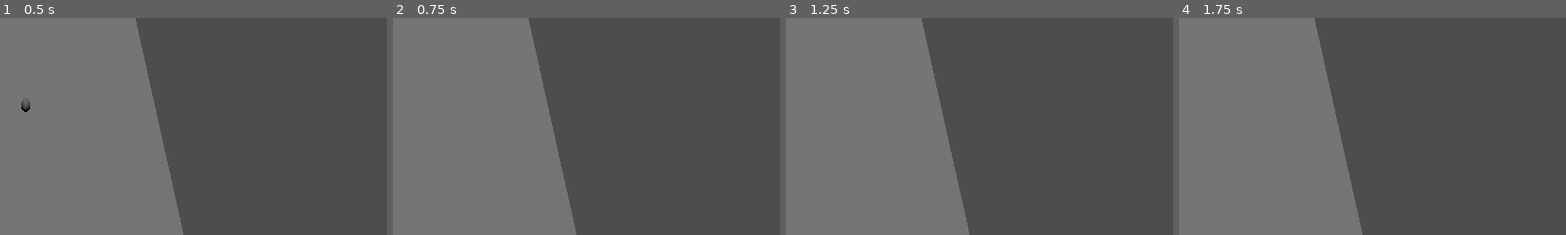
Above: before the commit, frames 1-4 (left to right).
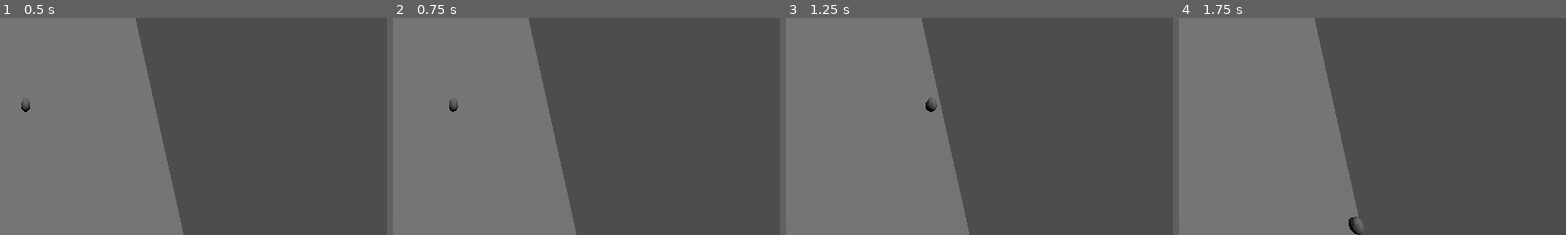
Above: after the commit, the same moments.

Repository: dueip/2024f_gamejam_misis
Game: Godot game, scene res://test_room.tscn
Same seed, same stepped clock (60 frames per second), same inputs: the game is played once before the commit and once after it.
Inputs (mouse positions are % of the whole screen's width and height, from its top left):
- Up to frame 1 (0.5 s): no input
- Up to frame 2 (0.75 s): tap Enter at 0.5 s; move the mouse to (72, 45) at 0.52 s; hold D (character_right) from 0.53 s (still down); tap Space (character_dash) at 0.6 s
- Up to frame 3 (1.25 s): keep holding D (character_right)
- Up to frame 4 (1.75 s): tap Space (character_dash) at 1.25 s; move the mouse to (30, 55) at 1.27 s; release D (character_right) at 1.28 s; hold S (character_back) from 1.28 s (still down); tap Shift (character_run) at 1.35 s
The pictures show only the part of the screen within x 47-97%, y 50-100%; the shares and areas given below are measured in that part.

Frame 1 is identical in both runs. In frame 2, less than 0.1% of the frame differs, in the area x 14-17%, y 37-44%; in frame 3, 0.1%; in frame 4, 0.2%, in the area x 43-48%, y 91-100%.

Commit message:
feat: Добавить сцену TW и класс minigame для наследования

Diff:
--- /dev/null
+++ b/TW/TW.gd
@@ -0,0 +1,25 @@
+extends Area3D
+
+class_name TW
+
+@export var tw_name: String
+@export var award: int
+@export var minigame: Minigame
+
+
+func create_tw_at(where_at: Vector3, new_tw_name: String, new_award: int) -> TW:
+	self.position = where_at
+	self.tw_name = new_tw_name
+	self.award = new_award
+	minigame.instance()
+	return self
+
+
+
+
+
+
+
+func _on_mouse_entered():
+	minigame.startGame()
+	minigame.play()
--- /dev/null
+++ b/TW/TW.tscn
@@ -0,0 +1,16 @@
+[gd_scene load_steps=4 format=3 uid="uid://dr1t3444vuiws"]
+
+[ext_resource type="Script" path="res://TW/TW.gd" id="1_leflx"]
+[ext_resource type="PackedScene" uid="uid://cbehqu0dsca77" path="res://minigames/minigame.tscn" id="2_m7cxr"]
+
+[sub_resource type="BoxShape3D" id="BoxShape3D_olar8"]
+
+[node name="TW" type="Area3D" node_paths=PackedStringArray("minigame")]
+transform = Transform3D(1.21132, 0, 0, 0, 1.21132, 0, 0, 0, 1.21132, 0, 0, 0)
+script = ExtResource("1_leflx")
+minigame = NodePath("minigame")
+
+[node name="minigame" parent="." instance=ExtResource("2_m7cxr")]
+
+[node name="CollisionShape3D" type="CollisionShape3D" parent="."]
+shape = SubResource("BoxShape3D_olar8")
--- a/character.gd
+++ b/character.gd
@@ -37,15 +37,16 @@
 
 
 func _input(event):
-	if event is InputEventMouse:
+	pass
+	#if event is InputEventMouse:
 
-		var camera = get_viewport().get_camera_3d()
-		var normal = get_viewport().get_camera_3d().project_local_ray_normal(event.position)
-		var C = -camera.position.y/ normal.y
-		var point_to_look_at = (camera.position + C * normal)
-		var vector_but_dont_change_y = Vector3(point_to_look_at.x, 5, -point_to_look_at.z)
-		self.position=vector_but_dont_change_y
-		print(camera.position + C * normal)
+		#var camera = get_viewport().get_camera_3d()
+		#var normal = get_viewport().get_camera_3d().project_local_ray_normal(event.position)
+		#var C = -camera.position.y/ normal.y
+		#var point_to_look_at = (camera.position + C * normal)
+		#var vector_but_dont_change_y = Vector3(point_to_look_at.x, 5, -point_to_look_at.z)
+		#self.position=vector_but_dont_change_y
+		#print(camera.position + C * normal)
 		# self.rotate_y( * mouse_sens)
 
 
--- /dev/null
+++ b/minigames/coffee_minigame.gd
@@ -0,0 +1,5 @@
+extends Minigame
+
+
+func play():
+	print("Hello world!")
--- /dev/null
+++ b/minigames/coffee_minigame.tscn
@@ -0,0 +1,6 @@
+[gd_scene load_steps=2 format=3 uid="uid://bvxofregcai0m"]
+
+[ext_resource type="Script" path="res://minigames/coffee_minigame.gd" id="1_nmy15"]
+
+[node name="coffee_minigame" type="Node3D"]
+script = ExtResource("1_nmy15")
--- /dev/null
+++ b/minigames/minigame.gd
@@ -0,0 +1,19 @@
+extends Node3D
+class_name Minigame
+
+signal minigame_started(Minigame)
+signal minigame_ended
+
+@export var award: int
+@export var buff: int
+@export var cost: int
+
+func startGame():
+	emit_signal("minigame_started", self)
+
+
+func play():
+	pass
+
+func endGame():
+	emit_signal("minigame_ended")
--- /dev/null
+++ b/minigames/minigame.tscn
@@ -0,0 +1,6 @@
+[gd_scene load_steps=2 format=3 uid="uid://cbehqu0dsca77"]
+
+[ext_resource type="Script" path="res://minigames/minigame.gd" id="1_u3ga6"]
+
+[node name="minigame" type="Node3D"]
+script = ExtResource("1_u3ga6")
--- /dev/null
+++ b/test_tw.tscn
@@ -0,0 +1,63 @@
+[gd_scene load_steps=4 format=3 uid="uid://626ehrp4x5p8"]
+
+[ext_resource type="PackedScene" uid="uid://ukij8uagjnc7" path="res://test_room.tscn" id="1_ju52g"]
+[ext_resource type="PackedScene" uid="uid://dr1t3444vuiws" path="res://TW/TW.tscn" id="2_fbpmy"]
+[ext_resource type="PackedScene" uid="uid://bvxofregcai0m" path="res://minigames/coffee_minigame.tscn" id="3_3feon"]
+
+[node name="test_tw" type="Node3D"]
+
+[node name="TestRoom" parent="." instance=ExtResource("1_ju52g")]
+
+[node name="DirectionalLight3D" parent="TestRoom" index="2"]
+visible = false
+editor_only = true
+
+[node name="Camera" parent="TestRoom" index="3"]
+transform = Transform3D(-1, 1.60587e-07, -7.5498e-08, 1.49101e-08, 0.5, 0.866025, 1.76821e-07, 0.866025, -0.5, 0, 11.8596, -6.324)
+
+[node name="coffee_tw" parent="." node_paths=PackedStringArray("minigame") instance=ExtResource("2_fbpmy")]
+transform = Transform3D(1, 0, 0, 0, 1, 0, 0, 0, 1, 6.88699, 0, 3.61969)
+minigame = NodePath("coffee_minigame")
+
+[node name="OmniLight3D" type="OmniLight3D" parent="coffee_tw"]
+transform = Transform3D(1, 0, 0, 0, 1, 0, 0, 0, 1, 0.142787, 4.81762, 0.175553)
+light_color = Color(1, 1, 0, 1)
+light_energy = 4.55
+light_indirect_energy = 0.838
+light_volumetric_fog_energy = 7.949
+light_size = 0.273
+shadow_enabled = true
+distance_fade_enabled = true
+distance_fade_begin = 784.73
+distance_fade_shadow = 587.86
+distance_fade_length = 1209.84
+omni_range = 6.997
+omni_attenuation = 1.46409
+
+[node name="coffee_minigame" parent="coffee_tw" instance=ExtResource("3_3feon")]
+
+[node name="pab_tw" parent="." node_paths=PackedStringArray("minigame") instance=ExtResource("2_fbpmy")]
+transform = Transform3D(1, 0, 0, 0, 1, 0, 0, 0, 1, -6.11301, 0, 3.61969)
+minigame = NodePath("../coffee_tw/coffee_minigame")
+
+[node name="OmniLight3D" type="OmniLight3D" parent="pab_tw"]
+transform = Transform3D(1, 0, 0, 0, 1, 0, 0, 0, 1, 0.142787, 4.81762, 0.175553)
+light_color = Color(1, 1, 0, 1)
+light_energy = 4.55
+light_indirect_energy = 0.838
+light_volumetric_fog_energy = 7.949
+light_size = 0.273
+shadow_enabled = true
+distance_fade_enabled = true
+distance_fade_begin = 784.73
+distance_fade_shadow = 587.86
+distance_fade_length = 1209.84
+omni_range = 6.997
+omni_attenuation = 1.46409
+
+[node name="coffee_minigame" parent="pab_tw" instance=ExtResource("3_3feon")]
+
+[connection signal="mouse_entered" from="coffee_tw" to="coffee_tw" method="_on_mouse_entered"]
+[connection signal="mouse_entered" from="pab_tw" to="pab_tw" method="_on_mouse_entered"]
+
+[editable path="TestRoom"]
